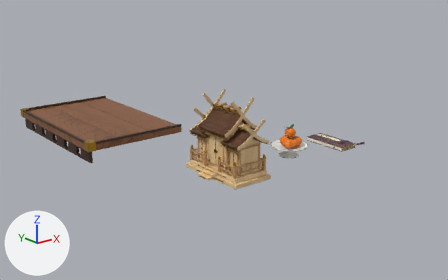
A saved change to the Blender file blender/kamidana.blend.
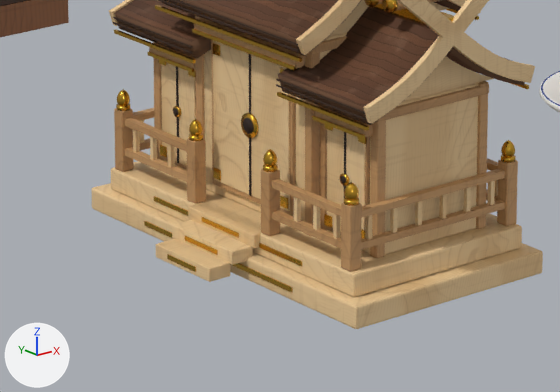
The first picture shows the older version from a 50 mm camera at (-1.64, -2.04, 0.98) aimed at (0.52, 0.65, -0.1). The close-ups show the older and then the newer version on the part from 38% to 61% of the width and 46% to 72% of the height of that picture. Only the edits that show in the close-ups are written down. The lights are fixed; the arrows at lower left show +X, +Y and +Z.

The older version as bpy lines, for what is in view:
```python
ob_kamibasegold10 = bpy.data.objects.new('KamiBaseGold10', me_cube_002)
ob_kamibasegold10.parent = ob_kamidana
ob_kamibasegold10.location = (-0.085, 0.0, 0.01)
ob_kamibasegold30 = bpy.data.objects.new('KamiBaseGold30', me_cube_003)
ob_kamibasegold30.parent = ob_kamidana
ob_kamibasegold30.location = (-0.075, 0.0, 0.03)
ob_kamis1pillar_11 = bpy.data.objects.new('KamiS1Pillar-11', me_cube_101)
ob_kamis1pillar_11.parent = ob_kamidana
ob_kamis1pillar_11.location = (-0.034, -0.145, 0.102)
ob_kamistep0 = bpy.data.objects.new('KamiStep0', me_cube_004)
ob_kamistep0.parent = ob_kamidana
ob_kamistep0.location = (-0.07, 0.0, 0.034)
ob_kamistep1 = bpy.data.objects.new('KamiStep1', me_cube_006)
ob_kamistep1.parent = ob_kamidana
ob_kamistep1.location = (-0.09, 0.0, 0.023)
ob_kamistep2 = bpy.data.objects.new('KamiStep2', me_cube_008)
ob_kamistep2.parent = ob_kamidana
ob_kamistep2.location = (-0.11, 0.0, 0.012)
ob_kamistepgold0 = bpy.data.objects.new('KamiStepGold0', me_cube_005)
ob_kamistepgold0.parent = ob_kamidana
ob_kamistepgold0.location = (-0.081, 0.0, 0.034)
ob_kamistepgold1 = bpy.data.objects.new('KamiStepGold1', me_cube_007)
ob_kamistepgold1.parent = ob_kamidana
ob_kamistepgold1.location = (-0.101, 0.0, 0.023)
ob_kamistepgold2 = bpy.data.objects.new('KamiStepGold2', me_cube_009)
ob_kamistepgold2.parent = ob_kamidana
ob_kamistepgold2.location = (-0.121, 0.0, 0.012)
# also in view: 'KamiMBody' at (0.02, 0.0, 0.12); 'KamiPlinth' at (0.02, 0.0, 0.01); 'KamiDeck' at (0.02, 0.0, 0.03); 'KamiS-1Seam' at (-0.04, 0.11, 0.1); 'KamiTableBoard2' at (0.19, 1.2, -0.02)
```
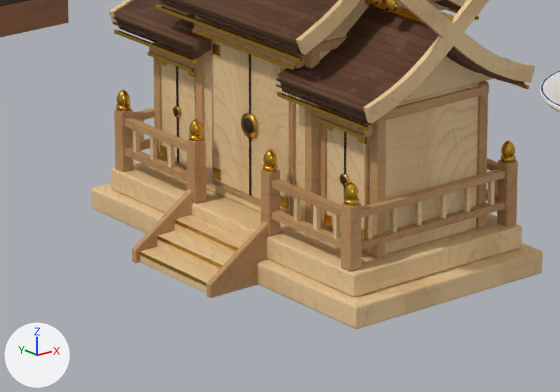
Where the change shows, as pixel boxes (x1, y1, x2, y2) in the close-ups (560 x 392 px):
'KamiStep1', reshaped, moved
    before: (172, 220, 253, 265)
    after: (157, 231, 231, 273)
'KamiStep0', reshaped, moved
    before: (188, 201, 261, 248)
    after: (175, 215, 247, 256)
'KamiStep2', reshaped, moved
    before: (156, 239, 230, 282)
    after: (140, 247, 215, 293)
'KamiStepSide1', added (brown)
    after: (206, 222, 268, 298)
'KamiStepSide-1', added (brown)
    after: (132, 189, 193, 263)
'KamiBaseGold10', deleted
    before: (144, 221, 293, 292)
'KamiStepGold0', moved, rescaled
    before: (202, 217, 239, 238)
    after: (174, 220, 238, 251)
'KamiBaseGold30', deleted
    before: (154, 196, 302, 266)
'KamiStepGold1', moved, rescaled
    before: (185, 235, 218, 255)
    after: (157, 236, 223, 268)
'KamiStepGold2', moved, rescaled (123% wider, 84% taller)
    before: (167, 254, 196, 272)
    after: (140, 252, 206, 286)
part 7 of me_cube_060, surface changed
    both: (214, 71, 249, 193)

The change, as a diff of the scene's bpy script:
```diff
--- a/blender/kamidana.blend.py
+++ b/blender/kamidana.blend.py
@@ me_cube_004 @@
 # used by ob_kamistep0; parent = ob_kamidana; location = (-0.07, 0.0, 0.034)
-me_cube_004.from_pydata(...)  # 56 vertices, 54 faces; spans x -0.011..0.011, y -0.045..0.045, z -0.006..0.006
+me_cube_004.from_pydata(...)  # 56 vertices, 54 faces; spans x -0.009..0.009, y -0.048..0.048, z -0.015..0.015
+# me_cube_004 part 1: 56 of 56 vertices moved; they spanned x -0.011..0.011, y -0.045..0.045, z -0.006..0.006 and now span x -0.009..0.009, y -0.048..0.048, z -0.015..0.015; mean shift (0.0, 0.0, 0.0)
 me_cube_004.materials.append(mat_kamiwood0)
@@ me_cube_005 @@
 # used by ob_kamistepgold0; parent = ob_kamidana; location = (-0.081, 0.0, 0.034)
-me_cube_005.from_pydata(...)  # 8 vertices, 6 faces; spans x -0.0008..0.0008, y -0.025..0.025, z -0.002..0.002
+me_cube_005.from_pydata(...)  # 8 vertices, 6 faces; spans x -0.0004..0.0004, y -0.0465..0.0465, z -0.0013..0.0013
+# me_cube_005 part 2: the whole mesh is scaled about its middle by (0.533, 1.86, 0.65)
 me_cube_005.materials.append(mat_kamigold)
@@ me_cube_006 @@
 # used by ob_kamistep1; parent = ob_kamidana; location = (-0.09, 0.0, 0.023)
-me_cube_006.from_pydata(...)  # 56 vertices, 54 faces; spans x -0.011..0.011, y -0.041..0.041, z -0.006..0.006
+me_cube_006.from_pydata(...)  # 56 vertices, 54 faces; spans x -0.018..0.018, y -0.048..0.048, z -0.01..0.01
+# me_cube_006 part 3: 56 of 56 vertices moved; they spanned x -0.011..0.011, y -0.041..0.041, z -0.006..0.006 and now span x -0.018..0.018, y -0.048..0.048, z -0.01..0.01; mean shift (0.0, 0.0, 0.0)
 me_cube_006.materials.append(mat_kamiwood1)
@@ me_cube_007 @@
 # used by ob_kamistepgold1; parent = ob_kamidana; location = (-0.101, 0.0, 0.023)
-me_cube_007.from_pydata(...)  # 8 vertices, 6 faces; spans x -0.0008..0.0008, y -0.022..0.022, z -0.002..0.002
+me_cube_007.from_pydata(...)  # 8 vertices, 6 faces; spans x -0.0004..0.0004, y -0.0465..0.0465, z -0.0013..0.0013
+# me_cube_007 part 4: the whole mesh is scaled about its middle by (0.533, 2.11, 0.65)
 me_cube_007.materials.append(mat_kamigold)
@@ me_cube_008 @@
 # used by ob_kamistep2; parent = ob_kamidana; location = (-0.11, 0.0, 0.012)
-me_cube_008.from_pydata(...)  # 56 vertices, 54 faces; spans x -0.011..0.011, y -0.037..0.037, z -0.006..0.006
+me_cube_008.from_pydata(...)  # 56 vertices, 54 faces; spans x -0.027..0.027, y -0.048..0.048, z -0.005..0.005
+# me_cube_008 part 5: 56 of 56 vertices moved; they spanned x -0.011..0.011, y -0.037..0.037, z -0.006..0.006 and now span x -0.027..0.027, y -0.048..0.048, z -0.005..0.005; mean shift (0.0, 0.0, 0.0)
 me_cube_008.materials.append(mat_kamiwood2)
@@ me_cube_009 @@
 # used by ob_kamistepgold2; parent = ob_kamidana; location = (-0.121, 0.0, 0.012)
-me_cube_009.from_pydata(...)  # 8 vertices, 6 faces; spans x -0.0008..0.0008, y -0.019..0.019, z -0.002..0.002
+me_cube_009.from_pydata(...)  # 8 vertices, 6 faces; spans x -0.0004..0.0004, y -0.0465..0.0465, z -0.0013..0.0013
+# me_cube_009 part 6: the whole mesh is scaled about its middle by (0.533, 2.45, 0.65)
 me_cube_009.materials.append(mat_kamigold)
@@ me_cube_060 @@
 me_cube_060.from_pydata(...)  # 8 vertices, 6 faces; spans x -0.001..0.001, y -0.0247..0.0247, z -0.0611..0.0611
 # used by ob_kamimdoor_1; parent = ob_kamidana; location = (-0.0482, 0.0255, 0.116)
+# me_cube_060 part 7: texture (UV) coordinates of 6 of 6 faces, centred in x -0.001..0.001, y -0.0247..0.0247, z -0.0611..0.0611, changed; they spanned u 0.32..0.57, v -0.25..0.36 and now span u 0.22..0.47, v 0.62..1.23
 me_cube_060.materials.append(mat_kamiwood1)
@@ ob_kamibasegold10 @@
-ob_kamibasegold10 = bpy.data.objects.new('KamiBaseGold10', me_cube_002)
@@ ob_kamibasegold30 @@
-ob_kamibasegold30 = bpy.data.objects.new('KamiBaseGold30', me_cube_003)
@@ ob_kamistep0 @@
 ob_kamistep0.parent = ob_kamidana
-ob_kamistep0.location = (-0.07, 0.0, 0.034)
+ob_kamistep0.location = (-0.084, 0.0, 0.015)
@@ ob_kamistepgold0 @@
 ob_kamistepgold0.parent = ob_kamidana
-ob_kamistepgold0.location = (-0.081, 0.0, 0.034)
+ob_kamistepgold0.location = (-0.0934, 0.0, 0.0285)
@@ ob_kamistep1 @@
 ob_kamistep1.parent = ob_kamidana
-ob_kamistep1.location = (-0.09, 0.0, 0.023)
+ob_kamistep1.location = (-0.093, 0.0, 0.01)
@@ ob_kamistepgold1 @@
 ob_kamistepgold1.parent = ob_kamidana
-ob_kamistepgold1.location = (-0.101, 0.0, 0.023)
+ob_kamistepgold1.location = (-0.111, 0.0, 0.0185)
@@ ob_kamistep2 @@
 ob_kamistep2.parent = ob_kamidana
-ob_kamistep2.location = (-0.11, 0.0, 0.012)
+ob_kamistep2.location = (-0.102, 0.0, 0.005)
@@ ob_kamistepgold2 @@
 ob_kamistepgold2.parent = ob_kamidana
-ob_kamistepgold2.location = (-0.121, 0.0, 0.012)
+ob_kamistepgold2.location = (-0.129, 0.0, 0.0085)
@@ ob_kamipost4 @@
-ob_kamipost4 = bpy.data.objects.new('KamiPost4', me_cube_014)
+ob_kamipost4 = bpy.data.objects.new('KamiPost4', me_cube_012)
 ob_kamipost4.parent = ob_kamidana
@@ ob_kamipost5 @@
-ob_kamipost5 = bpy.data.objects.new('KamiPost5', me_cube_015)
+ob_kamipost5 = bpy.data.objects.new('KamiPost5', me_cube_013)
 ob_kamipost5.parent = ob_kamidana
@@ ob_kamirailfront157 @@
-ob_kamirailfront157 = bpy.data.objects.new('KamiRailFront157', me_cube_020)
+ob_kamirailfront157 = bpy.data.objects.new('KamiRailFront157', me_cube_018)
 ob_kamirailfront157.parent = ob_kamidana
@@ ob_kamistepside1 @@
+ob_kamistepside1 = bpy.data.objects.new('KamiStepSide1', me_kamistepside1)  # 24 vertices, 26 faces; spans x -0.133..-0.064, y -0.054..-0.048, z 0.0..0.0576; in mat_kamiwooddark (picture img_hinokidark)
+ob_kamistepside1.parent = ob_kamidana
+ob_kamistepside1.location = (0.0, 0.0, 0.0)
@@ ob_kamistepside_1 @@
+ob_kamistepside_1 = bpy.data.objects.new('KamiStepSide-1', me_kamistepside_1)  # 24 vertices, 26 faces; spans x -0.133..-0.064, y 0.048..0.054, z 0.0..0.0576; in mat_kamiwooddark (picture img_hinokidark)
+ob_kamistepside_1.parent = ob_kamidana
+ob_kamistepside_1.location = (0.0, 0.0, 0.0)
```
